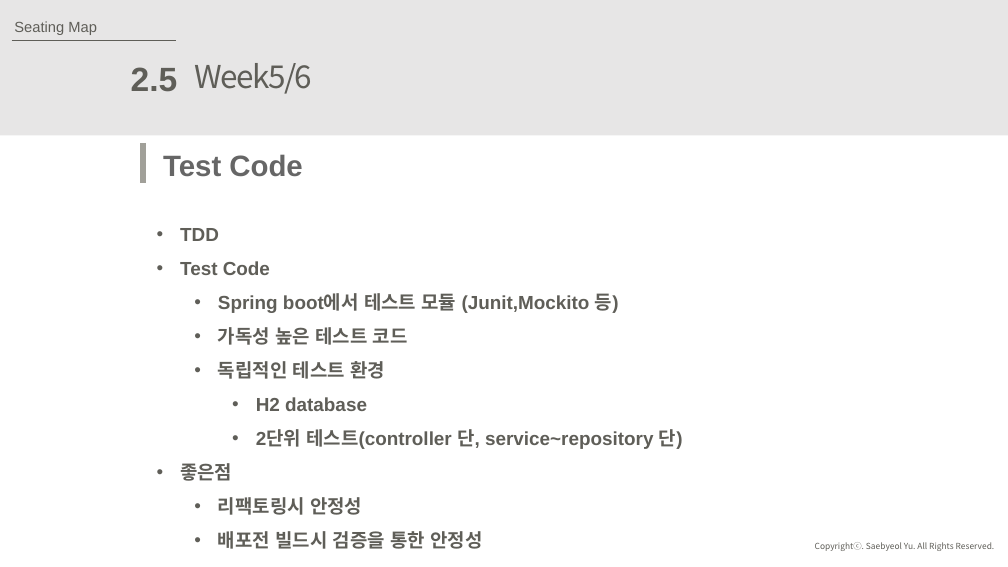
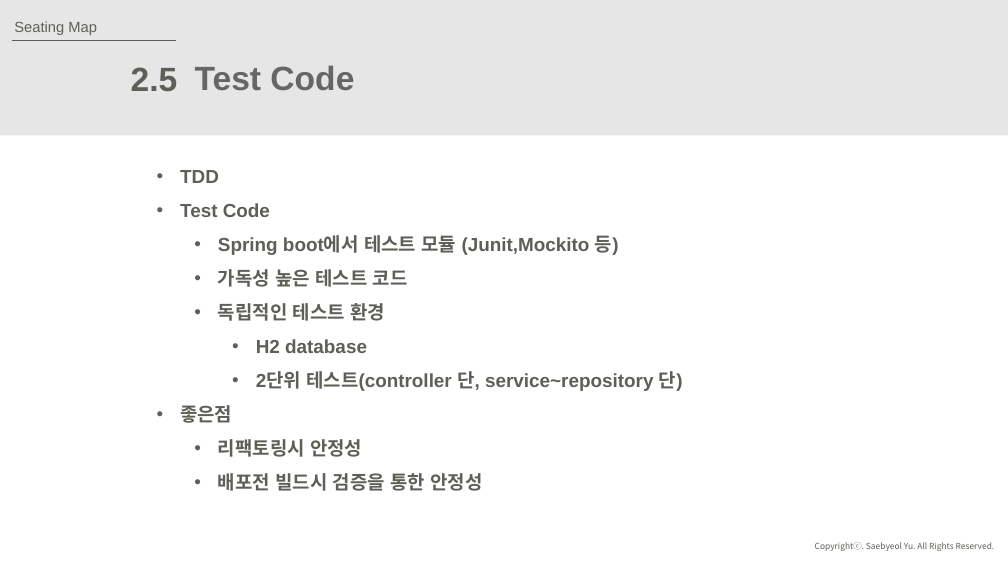
Before and after one commit to JuJinPark/interproject-process, a slide deck: slide 13 of 발표/internProject(20191015).pptx. Drawn at 1008x567 pixels with LibreOffice and Linux fonts; fonts in the diff are those of the drawing. Boxes give left, top, right and bottom in pixels: in the first picture for what was removed or moved away, otherwise in the second. Text is boxed around its words. In the diff, an @@ line names an element or a change of style, - is before the commit and + after.

```diff
--- a/발표/internProject(20191015).pptx
+++ b/발표/internProject(20191015).pptx
@@ text "Test Code": place and size @@
-text "Test Code" at (163, 154, 302, 177)
+text "Test Code" at (195, 65, 354, 91)
@@ text "Test Code" at (195, 65, 354, 91): size 28 to 32 pt @@
@@ text removed at (195, 63, 313, 94) @@
-Week5/6
@@ line removed from (143, 143) to (143, 184) @@
@@ text "TDD": place and size @@
-text "TDD" at (180, 228, 683, 549)
+text "TDD" at (180, 170, 683, 491)
```
Also in this commit, not shown: 11 other slides changed, 4 slides added, 1 slide removed.
